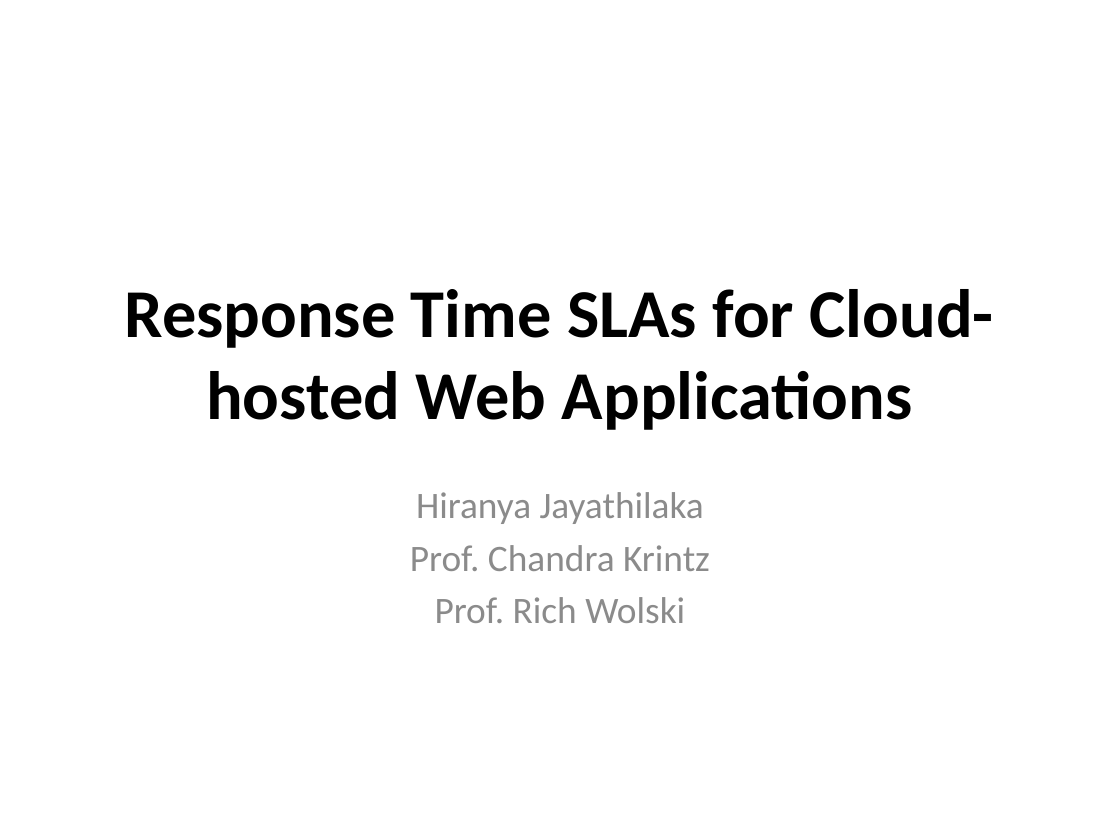
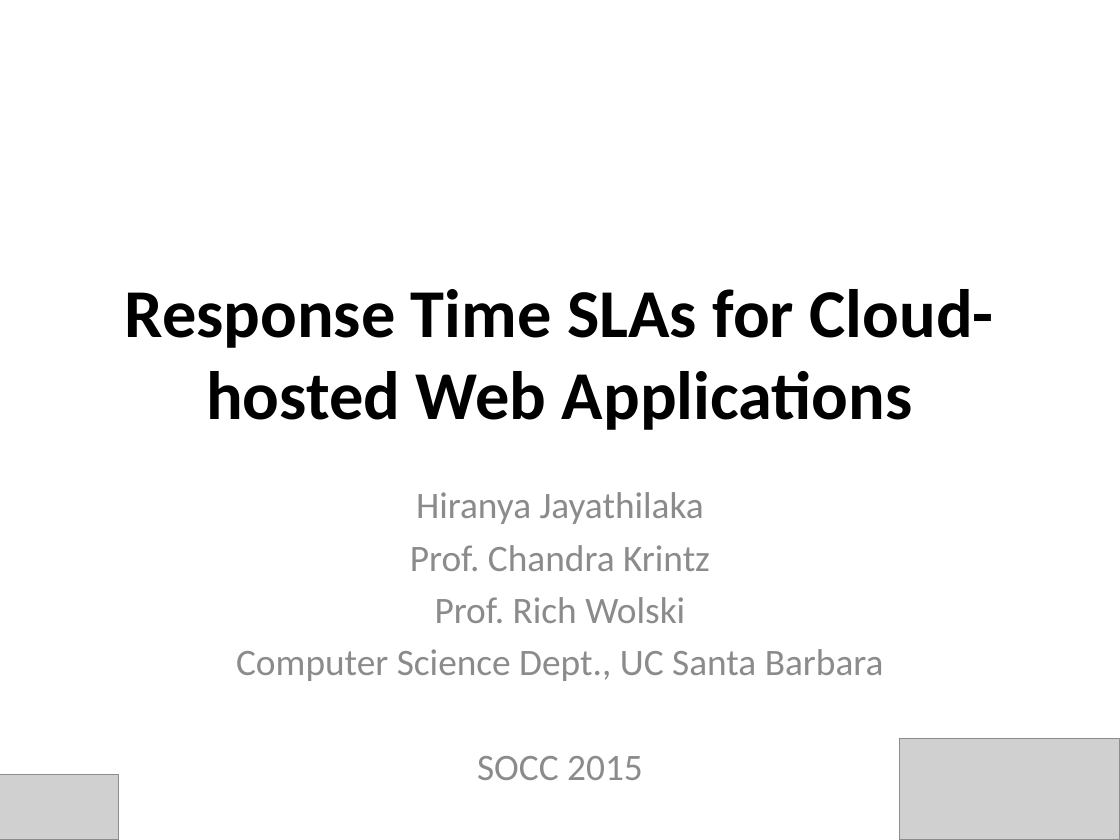
Before and after one commit to Dithn/eager-appscale, a slide deck: slide 1 of Eager/paper/socc15/cerebro_socc_presentation.pptx. Drawn at 1120x840 pixels with LibreOffice and Linux fonts; fonts in the diff are those of the drawing; grey boxes stand for pictures. Boxes give left, top, right and bottom in pixels: in the first picture for what was removed or moved away, otherwise in the second. Text is boxed around its words. In the diff, an @@ line names an element or a change of style, - is before the commit and + after.

```diff
--- a/Eager/paper/socc15/cerebro_socc_presentation.pptx
+++ b/Eager/paper/socc15/cerebro_socc_presentation.pptx
@@ subtitle at (x1=236, y1=649, x2=884, y2=780): paragraphs added @@
+Computer Science Dept., UC Santa Barbara
+SOCC 2015
@@ picture added at (x1=899, y1=738, x2=1120, y2=840) @@
@@ picture added at (x1=0, y1=774, x2=119, y2=840) @@
```
Also in this commit, not shown: 6 other slides changed.
